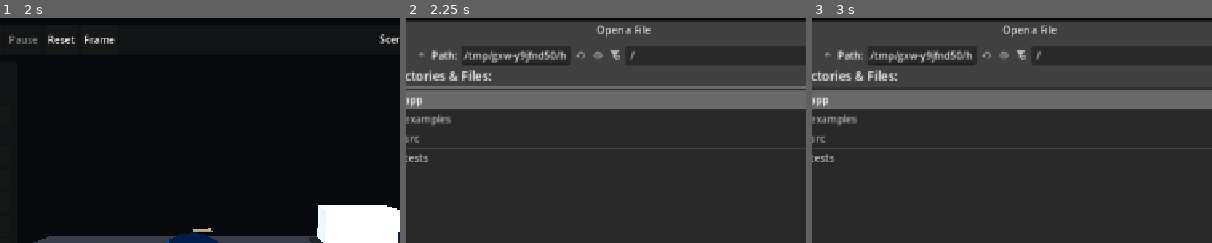
Above: before the commit, frames 1-3 (left to right).
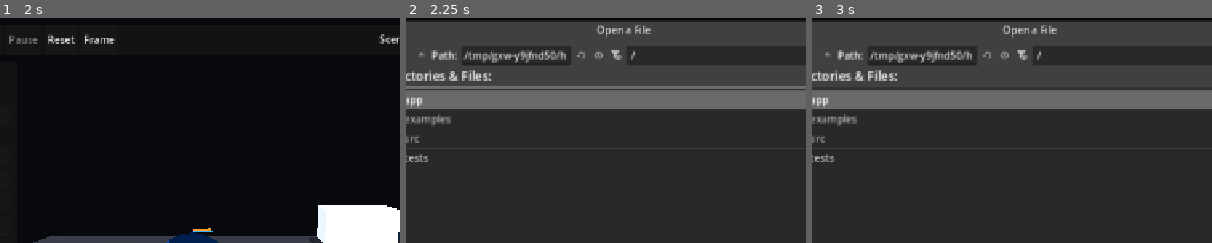
Above: after the commit, the same moments.

Repository: ArrowSK/crashvector
Game: Godot game, scene res://app/main.tscn
The game is run twice, just before and just after one commit, with the same random seed, the same clock (stepped at 60 frames per second) and the same inputs.
Inputs (mouse positions are % of the whole screen's width and height, from its top left):
- Up to frame 1 (2 s): click "New" at 0.5 s; click "New" at 1.25 s
- Up to frame 2 (2.25 s): click "Open" at 2 s
- Up to frame 3 (3 s): click (35, 58) at 2.77 s; type "12" at 2.85 s
The pictures show only the part of the screen within x 19-69%, y 0-50%; the shares and areas given below are measured in that part.

Frame 1 is identical in both runs. In frame 2, 0.1% of the frame differs, in the area x 42-58%, y 14-19%; in frame 3, 0.1%.

Commit message:
M5: invalidate stale replay when scenario changes

Diff:
--- a/src/demo/crash_demo_m5.gd
+++ b/src/demo/crash_demo_m5.gd
@@ -55,6 +55,12 @@
 func _rebuild_preview() -> void:
 	super._rebuild_preview()
 	_refresh_analysis_overlay()
+
+func _request_preview_rebuild() -> void:
+	if replay_recorder.recording != null and replay_recorder.recording.has_frames():
+		replay_recorder = ReplayRecorder.new()
+		_reset_analysis_ui()
+	super._request_preview_rebuild()
 
 func _on_simulate_pressed() -> void:
 	_stop_replay()
